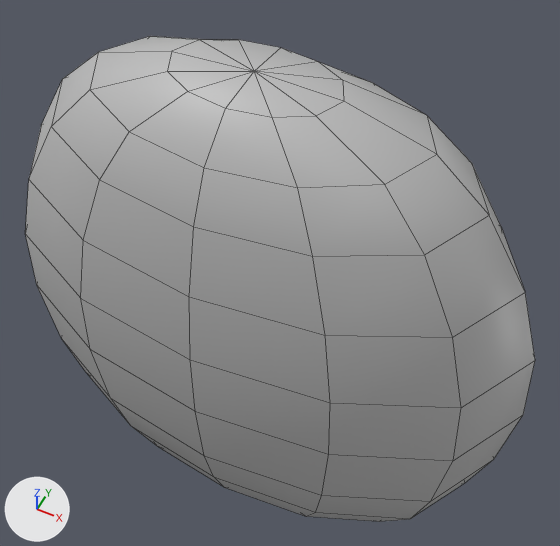
The FBX model Assets/Mesh/TAMAGOCHI_BURBUJAS.fbx: old version first, new version second.
The view is the same before and after, from a 50 mm lens placed at (0.0213, -0.0388, 0.0547), pointed at (0.0006, 0.0025, 0.003). Lighting does not change. The marker at lower left points along +X, +Y and +Z. Mesh edges are drawn as thin lines. Where no turn or scale is listed for an object, it has been applied to the vertices.

Names of what the first picture shows: 'TAMAGOCHI_BURBUJAS'.
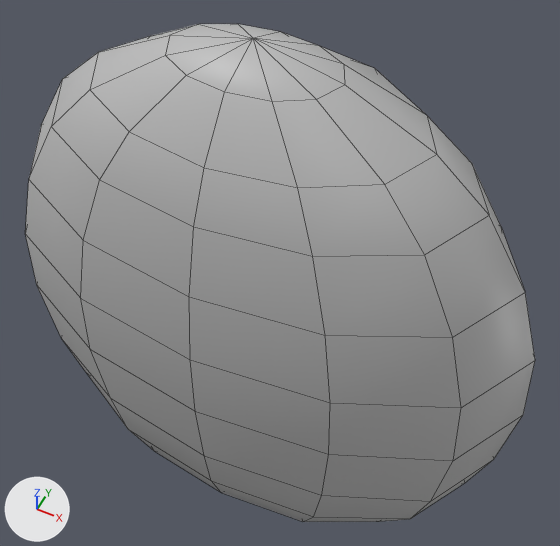
Commit message: Botones Tamagochi y anilla.

Location of each change, (x1, y1, x2, y2) in pixels of the pictures (560 x 546 px; the box of a moved part takes in the faces that stretch with it):
'TAMAGOCHI_BURBUJAS', reshaped: before (25, 36, 535, 522); after (25, 24, 535, 522)
part 1 of me_mesh, moved or reshaped: before (90, 36, 436, 188); after (90, 25, 436, 188)
part 2 of me_mesh, moved or reshaped: before (167, 40, 344, 117); after (165, 24, 345, 101)
part 3 of me_mesh, moved or reshaped: (64, 342, 430, 522) in both

The change in detail:
me_mesh has 134 vertices, 144 faces and spans x -0.024..0.024, y -0.0116..0.0116, z -0.0253..0.0253.
me_mesh is used by ob_tamagochi_burbujas; location (0.0, 0.0, 0.0).
Before the commit, vertices of me_mesh: 31 (-0.0086, -0.0078, -0.0187) at pixel (157, 446), 32 (0.0, -0.0088, -0.0186) at pixel (224, 487), 33 (0.0086, -0.0078, -0.0187) at pixel (305, 516), 43 (-0.0102, -0.0092, -0.0136) at pixel (130, 425), 44 (0.0, -0.0103, -0.0136) at pixel (213, 476).
Before the commit, vertices of me_mesh: 45 (0.0102, -0.0092, -0.0136) at pixel (315, 512).
me_mesh part 1: all 15 vertices in x -0.0064..0.0064, y -0.0039..0.007, z 0.0223..0.025 are moved by (0.0, 0.0, 0.0012).
me_mesh part 2: the 1 vertex in x 0.0, y 0.0, z 0.0253 is moved by (0.0, 0.0, 0.0025).
Part 3, on me_mesh:
Vertices 31, 32, 33 of me_mesh move by (0.0, -0.0006, 0.0).
Vertices 43, 44, 45 of me_mesh move by (0.0, -0.0005, 0.0).
